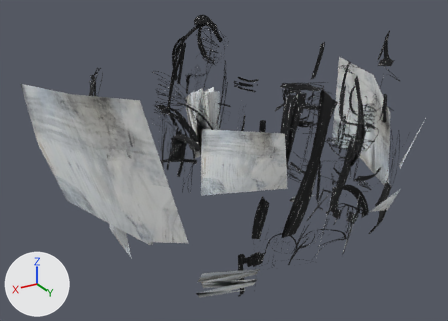
The glTF model docs/systemeundmenschen.glb: old version first, new version second.
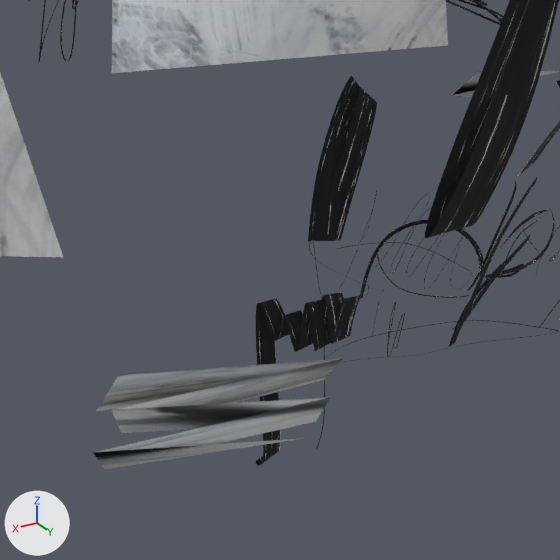
Each version is shown whole from a 50 mm lens placed at (9.49, 14.69, 9.39), pointed at (0.73, 0.09, 2.09), then close up on the part from 38% to 71% of the width and 55% to 100% of the height. Arrows for +X, +Y and +Z are at lower left; the lights stay in place. Where no turn or scale is listed for an object, it has been applied to the vertices. Vertices at the same position are counted once.

The first close-up shows 'black', 'white'.
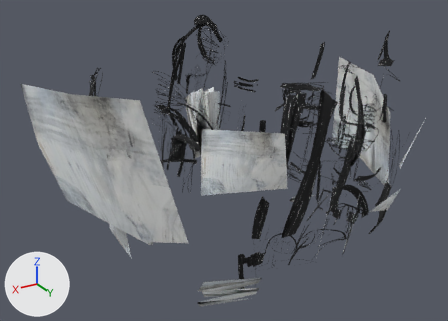
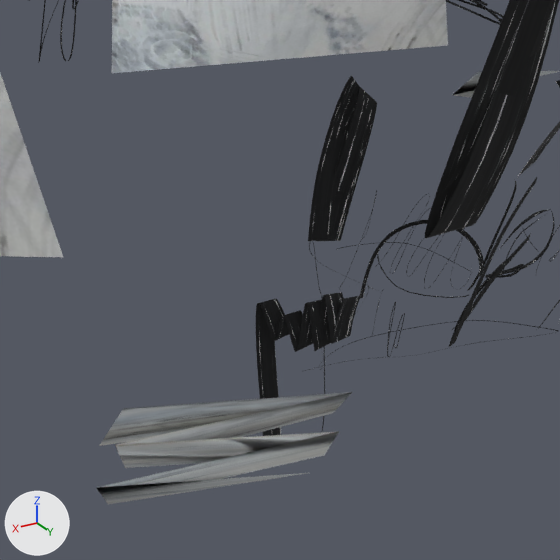
The newer file is also turned or shifted as a whole; pictures and numbers use the older file's frame.

The change in detail:
me_stizz_sculpture_02_001 has 1047 vertices, 1338 faces and spans x -5.02..6.06, y -4.89..4.96, z -0.32..5.44.
me_stizz_sculpture_02_001 is used by ob_white; location (0.0, 0.0, 0.0).
me_stizz_sculpture_02_001 part 1: the loose piece of 11 vertices spanning x 1.77..3.22, y 2.74..3.63, z -0.32..0.64 is moved by (0.17, 0.36, 0.01).

Boxes (x1, y1, x2, y2) around the edits, measured in the close-ups (560 x 560 px; the box of a moved part takes in the faces that stretch with it):
'white', reshaped
    before: (0, 0, 560, 469)
    after: (0, 0, 560, 504)
part 1 of me_stizz_sculpture_02_001, moved or reshaped
    before: (93, 359, 342, 469)
    after: (97, 392, 352, 504)
